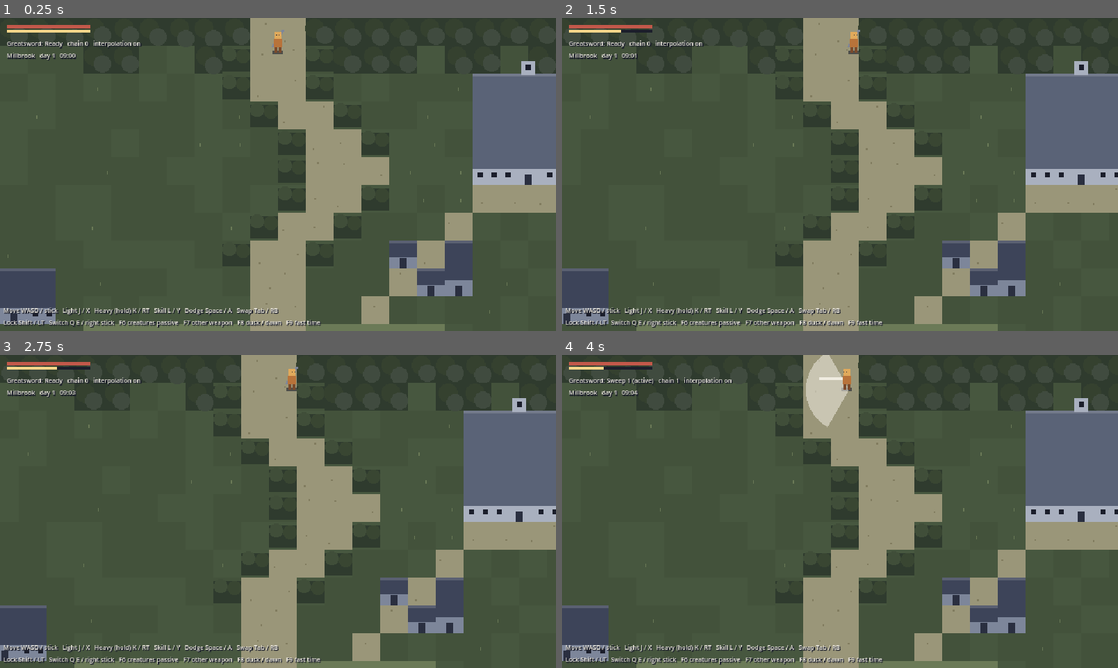
Above: before the commit, frames 1-4 (two rows, left to right).
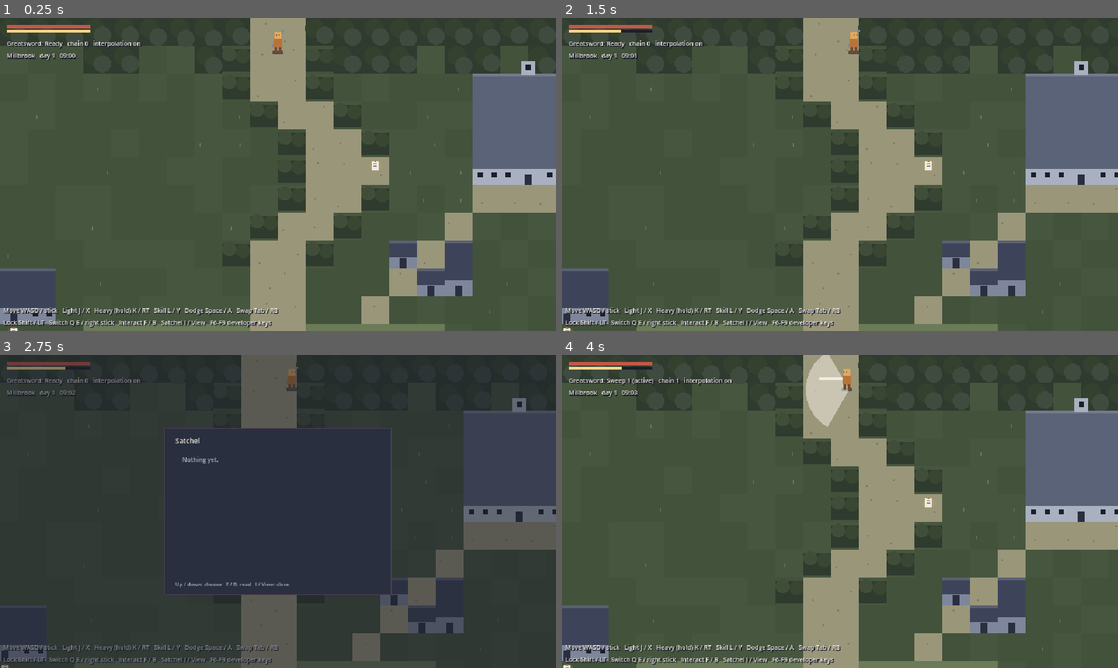
Above: after the commit, the same moments.

Repository: DarioRomano/Moelomol
Game: Godot game, scene res://scenes/world/millbrook.tscn
Two runs of this game, one before a commit and one after it. Both use one fixed random seed, a clock stepped at 60 frames per second and the inputs below. This scene is started directly instead of the project's main scene.
Inputs (mouse positions are in pixels of both pictures, inside the frame that each line leads up to):
- Up to frame 1 (0.25 s): no input
- Up to frame 2 (1.5 s): tap Enter at 0.5 s; move the mouse to (962, 158) at 0.52 s; hold D (move_right) 0.53-1.25 s; hold F (interact) 0.53-1.25 s; tap Space (dodge) at 0.6, 1.25 s; click (962, 158) at 0.67 s; drag from (728, 190) to (812, 237) at 1.27 s
- Up to frame 3 (2.75 s): tap Enter at 2 s; move the mouse to (333, 442) at 2.02 s; hold D (move_right) from 2.03 s (still down); hold I (satchel) from 2.03 s (still down); click (333, 442) at 2.17 s; tap Space (dodge) at 2.3 s
- Up to frame 4 (4 s): release D (move_right) at 2.75 s; release I (satchel) at 2.75 s; tap Space (dodge) at 2.75 s; drag from (812, 574) to (673, 464) at 2.77 s; tap Enter at 3.5 s; move the mouse to (1006, 558) at 3.52 s; hold A (move_left) from 3.53 s (still down); hold I (satchel) from 3.53 s (still down); tap J (attack_light) at 3.6 s; click (1006, 558) at 3.67 s

The runs differ from the first frame. In frame 1, 0.5% of the frame differs, in the area x 1-69%, y 45-100%; in frame 2, 0.5%; in frame 3, 81%, in the area x 0-100%, y 0-100%; in frame 4, 0.5%.

Commit message:
Millbrook: note paper, satchel, prompts, things drawn, draining; review scenes
Co-Authored-By: Claude Opus 5.5 <noreply@anthropic.com>
Claude-Session: https://claude.ai/code/session_01Rf6x5d4AucXKRgWcVrgSSk

Diff:
--- /dev/null
+++ b/scenes/showcase/millbrook_drained.gd
@@ -0,0 +1,14 @@
+extends "res://scenes/world/millbrook.gd"
+## For review renders: the sluice opened and the meadow half drained, seen
+## from the signpost on the south road.
+
+
+func _ready() -> void:
+	super()
+	area.objective_done = true
+	area.drain_progress = 0.5
+	area.sim.player.position = Millbrook.at(27, 20)
+	area.sim.player.previous_position = area.sim.player.position
+	camera.snap(area.sim.player.position + Vector2(0, 80), view_size(), area.map.rect(), view_scale())
+	_camera_node.position = camera.position
+	set_physics_process(false)
--- /dev/null
+++ b/scenes/showcase/millbrook_drained.tscn
@@ -0,0 +1,6 @@
+[gd_scene load_steps=2 format=3]
+
+[ext_resource type="Script" path="res://scenes/showcase/millbrook_drained.gd" id="1_s"]
+
+[node name="MillbrookDrained" type="Node2D"]
+script = ExtResource("1_s")
--- /dev/null
+++ b/scenes/showcase/millbrook_note.gd
@@ -0,0 +1,14 @@
+extends "res://scenes/world/millbrook.gd"
+## For review renders: the miller's note open, with its loose thread, by the
+## mill door.
+
+
+func _ready() -> void:
+	super()
+	for thing: Dictionary in area.things:
+		if thing["id"] == &"sluice_note":
+			area.sim.player.position = (thing["position"] as Vector2) + Vector2(0, 4)
+	area.sim.player.previous_position = area.sim.player.position
+	camera.snap(area.sim.player.position, view_size(), area.map.rect(), view_scale())
+	_camera_node.position = camera.position
+	press_interact()
--- /dev/null
+++ b/scenes/showcase/millbrook_note.tscn
@@ -0,0 +1,6 @@
+[gd_scene load_steps=2 format=3]
+
+[ext_resource type="Script" path="res://scenes/showcase/millbrook_note.gd" id="1_s"]
+
+[node name="MillbrookNote" type="Node2D"]
+script = ExtResource("1_s")
--- a/scenes/world/millbrook.gd
+++ b/scenes/world/millbrook.gd
@@ -8,6 +8,10 @@
 ## map (AreaDrawer), then everything that moves (CombatDrawer), under the time
 ## of day's tint, with the night's sight ring around the player.
 ##
+## Interact (F / B) reads notes, takes things and turns the sluice; the
+## satchel (I / View) holds every note found (Q37). Time pauses while a note or
+## the satchel is open (farming.md).
+##
 ## Developer keys: F6 creatures passive, F7 the other weapon, F8 skips to the
 ## next 20:00 or 6:00, F9 time 30 times faster.
 
@@ -25,6 +29,10 @@
 var _camera_node: Camera2D
 var _tint: CanvasModulate
 var _hud: CombatHud
+var _note: NoteView
+var _satchel: SatchelView
+var _toast: String = ""  # a quiet line in the HUD: what was just taken
+var _toast_ticks: int = 0
 
 
 func _ready() -> void:
@@ -41,7 +49,16 @@
 	_hud = CombatHud.new()
 	frame.add_child(_hud)
 	_hud.set_help("Move WASD / stick   Light J / X   Heavy (hold) K / RT   Skill L / Y   Dodge Space / A   Swap Tab / RB\n"
-		+ "Lock Shift / LT   Switch Q E / right stick   F6 creatures passive   F7 other weapon   F8 dusk / dawn   F9 fast time")
+		+ "Lock Shift / LT   Switch Q E / right stick   Interact F / B   Satchel I / View   F6-F9 developer keys")
+	_satchel = SatchelView.new()
+	frame.add_child(_satchel)
+	_note = NoteView.new()
+	frame.add_child(_note)
+
+
+## True while a note or the satchel is open: time stands still.
+func is_paused() -> bool:
+	return _note.visible or _satchel.visible
 
 
 ## The visible area in layout px and the screen's scale (ADR-0008).
@@ -54,6 +71,10 @@
 
 
 func _physics_process(delta: float) -> void:
+	if is_paused():
+		return
+	if _toast_ticks > 0:
+		_toast_ticks -= 1
 	area.step(CombatInput.read())
 	for event: Dictionary in area.sim.events:
 		var effect: StringName = Haptics.effect_for_event(event)
@@ -62,8 +83,16 @@
 	haptics.sustain(area.sim.player_rumble())
 	CombatDrawer.update_effects(effects, area.sim.events)
 	for event: Dictionary in area.events:
-		if event["type"] == "woke":
-			camera.snap(area.sim.player.position, view_size(), area.map.rect(), view_scale())
+		match event["type"]:
+			"woke":
+				camera.snap(area.sim.player.position, view_size(), area.map.rect(), view_scale())
+			"drained":
+				show_toast("The meadow has drained.")
+			"exit":
+				# The farm and the second area are not built yet: a developer
+				# line, not the game's voice.
+				var to: StringName = event["to"]
+				show_toast("[not built yet] " + ("the way back up to the farm" if to == &"farm" else "the road south"))
 	camera.update(area.sim.player.position, view_size(), area.map.rect(), view_scale(), delta)
 	_camera_node.position = camera.position
 
@@ -71,15 +100,17 @@
 func _process(_delta: float) -> void:
 	queue_redraw()
 	_tint.color = area.clock.sky_tint()
-	_hud.show_state(area.sim, true, "Millbrook   day %d   %s%s" % [area.clock.day(), area.clock.time_text(),
-		"   (time x30)" if area.time_scale != 1.0 else ""])
+	_hud.show_state(area.sim, true, "Millbrook   day %d   %s%s%s" % [area.clock.day(), area.clock.time_text(),
+		"   (time x30)" if area.time_scale != 1.0 else "", ("\n" + _toast) if _toast_ticks > 0 else ""])
 
 
 func _draw() -> void:
 	var view: Rect2 = Rect2(camera.position - view_size() / 2.0, view_size())
 	draw_rect(view.grow(64.0), Palette.WILD[0])  # beyond the map's edge: more woods
-	AreaDrawer.draw(self, area.map, view, area.sim.tick_count)
+	AreaDrawer.draw(self, area.map, view, area.sim.tick_count, area.drain_progress)
+	_draw_things(view)
 	CombatDrawer.draw(self, area.sim, Engine.get_physics_interpolation_fraction(), effects, false)
+	_draw_prompt()
 	if area.is_night():
 		_draw_sight(view)
 
@@ -103,7 +134,71 @@
 			draw_circle(light, 6.0, Color(Palette.CROPS[1], 0.5))
 
 
+## A quiet line in the HUD for a few seconds (art-direction.md: progress is
+## shown quietly).
+func show_toast(text: String) -> void:
+	_toast = text
+	_toast_ticks = 180
+
+
+## The F / B button: put a note back, read from the satchel, or interact.
+func press_interact() -> void:
+	if _note.visible:
+		_note.close()
+		return
+	if _satchel.visible:
+		var chosen: StringName = _satchel.chosen()
+		if chosen != &"":
+			_open_note(chosen)
+		return
+	var result: Dictionary = area.interact()
+	match result["type"]:
+		"note":
+			_open_note(result["note"])
+		"taken":
+			var names: Dictionary = {&"sluice_crank": "Taken: the sluice crank.", &"grist_heart": "Taken: Grist's heart, and a tusk."}
+			show_toast(names.get(result["item"], "Taken."))
+			haptics.play(&"farm_harvest")
+		"sluice_stuck":
+			haptics.play(&"no_stamina")  # a dull buzz: the wheel has no crank
+		"sluice_opened":
+			haptics.play(&"farm_rain")  # a long soft roll: the water turns
+
+
+## The I / View button: open or close the satchel.
+func press_satchel() -> void:
+	if _note.visible:
+		_note.close()
+	if _satchel.visible:
+		_satchel.close()
+	else:
+		_satchel.open(area)
+
+
+func _open_note(note_id: StringName) -> void:
+	var note: Dictionary = area.notes[note_id]
+	_note.open(note["title"], note["text"], area.has_loose_thread(note_id))
+
+
 func _unhandled_input(event: InputEvent) -> void:
+	if event.is_action_pressed(&"interact", false):
+		press_interact()
+		get_viewport().set_input_as_handled()
+		return
+	if event.is_action_pressed(&"satchel", false):
+		press_satchel()
+		get_viewport().set_input_as_handled()
+		return
+	if _satchel.visible and not _note.visible:
+		if event.is_action_pressed(&"move_up", false):
+			_satchel.move_selection(-1)
+			get_viewport().set_input_as_handled()
+		elif event.is_action_pressed(&"move_down", false):
+			_satchel.move_selection(1)
+			get_viewport().set_input_as_handled()
+		return
+	if is_paused():
+		return
 	if event.is_action_pressed(&"dev_toggle_creatures_passive", false):
 		for creature: Fighter in area.sim.creatures:
 			creature.ai_enabled = not creature.ai_enabled
@@ -117,3 +212,48 @@
 	elif event.is_action_pressed(&"dev_farm_fast_time", false):
 		area.time_scale = 1.0 if area.time_scale != 1.0 else FAST_TIME
 		get_viewport().set_input_as_handled()
+
+
+## Notes (warm paper: art-direction.md, warm colours out in the world mean
+## something), the crank on its hook, the sluice wheel, Grist's heart.
+func _draw_things(view: Rect2) -> void:
+	for thing: Dictionary in area.things:
+		var at: Vector2 = thing["position"]
+		if not thing["shown"] or thing["taken"] or not view.grow(32.0).has_point(at):
+			continue
+		match thing["kind"]:
+			&"note":
+				var glint: float = 0.5 + 0.5 * sin(area.sim.tick_count * 0.08 + at.x)
+				draw_circle(at + Vector2(0, -6), 7.0, Color(Palette.WARMTH[2], 0.12 + 0.1 * glint))
+				draw_rect(Rect2(at + Vector2(-4, -11), Vector2(8, 10)), Palette.PAPER[1])
+				draw_line(at + Vector2(-2, -8), at + Vector2(2, -8), Palette.STONE[1], 1.0)
+				draw_line(at + Vector2(-2, -5), at + Vector2(2, -5), Palette.STONE[1], 1.0)
+				draw_rect(Rect2(at + Vector2(-1, -12), Vector2(2, 2)), Palette.WARMTH[1])  # the pin
+			&"crank":
+				draw_line(at + Vector2(-5, -12), at + Vector2(5, -12), Palette.STONE[0], 2.0)
+				draw_line(at + Vector2(0, -12), at + Vector2(0, -4), Palette.STONE[2], 2.0)
+				draw_line(at + Vector2(0, -4), at + Vector2(6, -4), Palette.STONE[2], 2.0)
+			&"sluice":
+				draw_circle(at + Vector2(0, -8), 7.0, Palette.CHANGED[0])
+				draw_arc(at + Vector2(0, -8), 7.0, 0, TAU, 16, Palette.STONE[2], 1.0)
+				if area.objective_done:
+					draw_line(at + Vector2(0, -8), at + Vector2(6, -14), Palette.STONE[2], 2.0)  # the crank, fitted
+			&"heart":
+				var beat: float = 1.0 + 0.15 * absf(sin(area.sim.tick_count * 0.1))
+				draw_circle(at + Vector2(0, -6), 5.0 * beat, Palette.CHANGED[0])
+				draw_circle(at + Vector2(-1, -7), 2.0 * beat, Palette.DANGER[0])
+				for i: int in range(4):
+					var d: Vector2 = Vector2.from_angle(i * TAU / 4.0 + 0.4)
+					draw_line(at + Vector2(0, -6) + d * 4.0, at + Vector2(0, -6) + d * 9.0, Palette.WILD[1], 1.0)
+
+
+## The button to press, above whatever is in reach (placeholder for the
+## device's prompt art; ADR-0013).
+func _draw_prompt() -> void:
+	var thing: Dictionary = area.thing_in_reach()
+	if thing.is_empty() or area.sim.player.state != Fighter.State.FREE:
+		return
+	var at: Vector2 = (thing["position"] as Vector2) + Vector2(0, -26)
+	draw_rect(Rect2(at - Vector2(9, 5), Vector2(18, 10)), Color(Palette.SHADOW[0], 0.8))
+	draw_rect(Rect2(at - Vector2(9, 5), Vector2(18, 10)), Palette.PAPER[0], false, 1.0)
+	draw_string(ThemeDB.fallback_font, at + Vector2(-7, 3), "F/B", HORIZONTAL_ALIGNMENT_LEFT, -1, 7, Palette.PAPER[1])
--- /dev/null
+++ b/scenes/world/note_view.gd
@@ -0,0 +1,84 @@
+class_name NoteView
+extends Control
+## The paper a note is written on (art-direction.md: notes look like paper
+## the character found, not like game windows), centred on screen. Shows one
+## note; `thread` draws the satchel's loose-thread mark (Q37). Lives in a
+## UiFrame, so it follows the UI width setting.
+
+const PAPER_SIZE: Vector2 = Vector2(300, 170)
+
+var title: String = ""
+var text: String = ""
+var thread: bool = false
+
+var _title_label: Label
+var _text_label: Label
+var _hint: Label
+
+
+func _ready() -> void:
+	set_anchors_and_offsets_preset(Control.PRESET_FULL_RECT)
+	mouse_filter = Control.MOUSE_FILTER_IGNORE
+	_title_label = _label(7, Palette.STONE[0])
+	_text_label = _label(8, Palette.SHADOW[1])
+	_hint = _label(6, Palette.STONE[1])
+	_hint.autowrap_mode = TextServer.AUTOWRAP_OFF  # one short line (it wrapped a letter per line in the render)
+	_hint.text = "F / B: put it back"
+	visible = false
+
+
+func _label(size: int, colour: Color) -> Label:
+	var label: Label = Label.new()
+	label.add_theme_font_size_override("font_size", size)
+	label.add_theme_color_override("font_color", colour)
+	label.autowrap_mode = TextServer.AUTOWRAP_WORD_SMART
+	add_child(label)
+	return label
+
+
+## Shows a note.
+func open(p_title: String, p_text: String, p_thread: bool) -> void:
+	title = p_title
+	text = p_text
+	thread = p_thread
+	_title_label.text = title
+	_text_label.text = text
+	visible = true
+	_layout()
+	queue_redraw()
+
+
+func close() -> void:
+	visible = false
+
+
+func _layout() -> void:
+	var paper: Rect2 = paper_rect()
+	_title_label.position = paper.position + Vector2(14, 10)
+	_title_label.size = Vector2(paper.size.x - 28, 12)
+	_text_label.position = paper.position + Vector2(14, 28)
+	_text_label.size = Vector2(paper.size.x - 28, paper.size.y - 50)
+	_hint.position = paper.position + Vector2(14, paper.size.y - 16)
+
+
+func paper_rect() -> Rect2:
+	return Rect2((size - PAPER_SIZE) / 2.0, PAPER_SIZE)
+
+
+func _notification(what: int) -> void:
+	if what == NOTIFICATION_RESIZED and _title_label != null:
+		_layout()
+
+
+func _draw() -> void:
+	var paper: Rect2 = paper_rect()
+	draw_rect(Rect2(Vector2.ZERO, size), Color(Palette.SHADOW[0], 0.5))
+	draw_rect(paper.grow(1), Palette.STONE[1])
+	draw_rect(paper, Palette.PAPER[1])
+	draw_line(paper.position + Vector2(10, 24), Vector2(paper.end.x - 10, paper.position.y + 24), Color(Palette.STONE[2], 0.5), 1.0)
+	if thread:
+		# The loose thread: a red thread tied through the corner (Q37).
+		var corner: Vector2 = paper.position + Vector2(paper.size.x - 18, 8)
+		draw_line(corner, corner + Vector2(10, 14), Palette.DANGER[1], 1.0)
+		draw_line(corner + Vector2(10, 14), corner + Vector2(4, 22), Palette.DANGER[1], 1.0)
+		draw_circle(corner, 1.5, Palette.DANGER[0])
--- /dev/null
+++ b/scenes/world/satchel_view.gd
@@ -0,0 +1,108 @@
+class_name SatchelView
+extends Control
+## The satchel (Q37): every note found, newest first, to re-read. Up and down
+## choose, F / B reads, I / View closes. Notes about an unfinished objective
+## carry the loose-thread mark. Lives in a UiFrame.
+
+const PANEL_SIZE: Vector2 = Vector2(260, 190)
+const ROW: float = 13.0
+
+var entries: Array[StringName] = []
+var titles: Dictionary = {}  # note id -> title
+var threads: Dictionary = {}  # note id -> bool
+var selected: int = 0
+
+var _labels: Array[Label] = []
+var _heading: Label
+var _hint: Label
+
+
+func _ready() -> void:
+	set_anchors_and_offsets_preset(Control.PRESET_FULL_RECT)
+	mouse_filter = Control.MOUSE_FILTER_IGNORE
+	_heading = _label(8, Palette.PAPER[1])
+	_heading.text = "Satchel"
+	_hint = _label(6, Palette.STONE[2])
+	_hint.text = "Up / down: choose   F / B: read   I / View: close"
+	visible = false
+
+
+func _label(size: int, colour: Color) -> Label:
+	var label: Label = Label.new()
+	label.add_theme_font_size_override("font_size", size)
+	label.add_theme_color_override("font_color", colour)
+	add_child(label)
+	return label
+
+
+## Opens on `area`'s notes, newest first.
+func open(area: Area) -> void:
+	entries = area.satchel_newest_first()
+	titles.clear()
+	threads.clear()
+	for note_id: StringName in entries:
+		titles[note_id] = (area.notes[note_id] as Dictionary)["title"]
+		threads[note_id] = area.has_loose_thread(note_id)
+	selected = 0
+	visible = true
+	_refresh()
+
+
+func close() -> void:
+	visible = false
+
+
+func move_selection(step_by: int) -> void:
+	if entries.is_empty():
+		return
+	selected = posmod(selected + step_by, entries.size())
+	_refresh()
+
+
+## The chosen note, or &"" when the satchel is empty.
+func chosen() -> StringName:
+	return entries[selected] if not entries.is_empty() else &""
+
+
+func panel_rect() -> Rect2:
+	return Rect2((size - PANEL_SIZE) / 2.0, PANEL_SIZE)
+
+
+func _refresh() -> void:
+	for label: Label in _labels:
+		label.queue_free()
+	_labels.clear()
+	var panel: Rect2 = panel_rect()
+	_heading.position = panel.position + Vector2(12, 8)
+	_hint.position = panel.position + Vector2(12, panel.size.y - 16)
+	if entries.is_empty():
+		var empty: Label = _label(7, Palette.STONE[2])
+		empty.text = "Nothing yet."
+		empty.position = panel.position + Vector2(20, 30)
+		_labels.append(empty)
+	for i: int in range(mini(entries.size(), 11)):
+		var label: Label = _label(7, Palette.PAPER[1] if i == selected else Palette.STONE[2])
+		label.text = titles[entries[i]]
+		label.position = panel.position + Vector2(24, 26 + i * ROW)
+		_labels.append(label)
+	queue_redraw()
+
+
+func _notification(what: int) -> void:
+	if what == NOTIFICATION_RESIZED and _heading != null and visible:
+		_refresh()
+
+
+func _draw() -> void:
+	var panel: Rect2 = panel_rect()
+	draw_rect(Rect2(Vector2.ZERO, size), Color(Palette.SHADOW[0], 0.5))
+	draw_rect(panel.grow(1), Palette.CHANGED[0])  # worn leather
+	draw_rect(panel, Palette.SHADOW[1])
+	for i: int in range(mini(entries.size(), 11)):
+		var row_y: float = panel.position.y + 26 + i * ROW
+		if i == selected:
+			draw_rect(Rect2(panel.position.x + 8, row_y - 1, panel.size.x - 16, ROW), Color(Palette.PAPER[1], 0.12))
+		# A scrap of paper for each note; a red thread on the unfinished ones.
+		draw_rect(Rect2(panel.position.x + 12, row_y + 2, 7, 8), Palette.PAPER[0])
+		if threads[entries[i]]:
+			draw_line(Vector2(panel.position.x + 18, row_y + 2), Vector2(panel.position.x + 21, row_y + 9), Palette.DANGER[1], 1.0)
--- a/src/world/area_drawer.gd
+++ b/src/world/area_drawer.gd
@@ -15,14 +15,15 @@
 
 
 ## Draws the cells of `map` inside `view` (layout px). `tick` animates water.
-static func draw(canvas: CanvasItem, map: AreaMap, view: Rect2, tick: int) -> void:
+## `drain`: 0 = floodwater, 1 = drained mud (Millbrook's sluice).
+static func draw(canvas: CanvasItem, map: AreaMap, view: Rect2, tick: int, drain: float = 0.0) -> void:
 	var low: Vector2i = AreaMap.cell_of(view.position) - Vector2i.ONE
 	var high: Vector2i = AreaMap.cell_of(view.end) + Vector2i.ONE
 	low = low.clamp(Vector2i.ZERO, map.size - Vector2i.ONE)
 	high = high.clamp(Vector2i.ZERO, map.size - Vector2i.ONE)
 	for y: int in range(low.y, high.y + 1):
 		for x: int in range(low.x, high.x + 1):
-			_draw_ground(canvas, map, Vector2i(x, y), tick)
+			_draw_ground(canvas, map, Vector2i(x, y), tick, drain)
 	for y: int in range(low.y, high.y + 1):
 		for x: int in range(low.x, high.x + 1):
 			_draw_cell_top(canvas, map, Vector2i(x, y), tick)
@@ -64,7 +65,7 @@
 	return absi((cell.x * 73856093) ^ (cell.y * 19349663)) % 997
 
 
-static func _draw_ground(canvas: CanvasItem, map: AreaMap, cell: Vector2i, tick: int) -> void:
+static func _draw_ground(canvas: CanvasItem, map: AreaMap, cell: Vector2i, tick: int, drain: float = 0.0) -> void:
 	var rect: Rect2 = AreaMap.cell_rect(cell)
 	var c: String = map.char_at(cell)
 	if AreaMap.MARKERS.contains(c):
@@ -81,10 +82,14 @@
 			var wave: float = fmod(tick * 0.2 + h, CELL)
 			canvas.draw_line(rect.position + Vector2(4, wave * 0.5 + 6), rect.position + Vector2(12, wave * 0.5 + 6), Palette.WATER[1], 1.0)
 		"w":
+			var mud: Color = Palette.CHANGED[2].darkened(0.45)  # a drained meadow: mud
 			if map.drained:
-				canvas.draw_rect(rect, Palette.CHANGED[2].darkened(0.45))  # a drained meadow: mud
+				canvas.draw_rect(rect, mud)
 			else:
-				canvas.draw_rect(rect, Palette.WATER[1].darkened(0.15))
+				# Draining: the water falls back cell by cell, from the edges
+				# first (each cell's own threshold).
+				var level: float = clampf((drain - (h % 100) / 200.0) * 2.0, 0.0, 1.0)
+				canvas.draw_rect(rect, Palette.WATER[1].darkened(0.15).lerp(mud, level))
 				var shimmer: float = fmod(tick * 0.15 + h * 3, CELL)
 				canvas.draw_line(rect.position + Vector2(shimmer * 0.5 + 4, 10), rect.position + Vector2(shimmer * 0.5 + 12, 10), Palette.PAPER[0] * Color(1, 1, 1, 0.3), 1.0)
 		"=":
--- a/tests/unit/test_millbrook_objective.gd
+++ b/tests/unit/test_millbrook_objective.gd
@@ -156,3 +156,60 @@
 	_go_to(area, &"lost_pet_poster")
 	area.sim.start_attack(area.sim.player, Greatsword.LIGHTS[0])
 	assert_eq(area.interact()["type"], "nothing", "busy swinging")
+
+
+# --- The scene ------------------------------------------------------------------------------
+
+const SCENE: PackedScene = preload("res://scenes/world/millbrook.tscn")
+
+
+func _scene() -> Node2D:
+	var tree: SceneTree = Engine.get_main_loop() as SceneTree
+	var scene: Node2D = SCENE.instantiate()
+	tree.root.add_child(scene)
+	for c: Fighter in (scene.get("area") as Area).sim.creatures:
+		c.ai_enabled = false
+	return scene
+
+
+func test_reading_a_note_opens_the_paper_and_stops_time() -> void:
+	var scene: Node2D = _scene()
+	var area: Area = scene.get("area")
+	_go_to(area, &"sluice_note")
+	scene.call("press_interact")
+	var note: NoteView = scene.get("_note")
+	assert_true(note.visible, "the paper is open")
+	assert_eq(note.title, "Pinned by the sluice wheel", "the miller's note")
+	assert_true(note.thread, "with its loose thread")
+	var minutes: float = area.clock.total_minutes
+	for i: int in range(10):
+		scene.call("_physics_process", 1.0 / 60.0)
+	assert_eq(area.clock.total_minutes, minutes, "time stands still while reading")
+	scene.call("press_interact")
+	assert_false(note.visible, "put back")
+	scene.call("_physics_process", 1.0 / 60.0)
+	assert_true(area.clock.total_minutes > minutes, "and time runs again")
+	scene.queue_free()
+	await (Engine.get_main_loop() as SceneTree).process_frame
+
+
+func test_the_satchel_lists_newest_first_and_reads_the_chosen_note() -> void:
+	var scene: Node2D = _scene()
+	var area: Area = scene.get("area")
+	for note_id: StringName in [&"lost_pet_poster", &"my_family", &"sluice_note"]:
+		_go_to(area, note_id)
+		scene.call("press_interact")
+		scene.call("press_interact")  # read, put back
+	scene.call("press_satchel")
+	var satchel: SatchelView = scene.get("_satchel")
+	assert_true(satchel.visible, "open")
+	assert_eq(satchel.entries, [&"sluice_note", &"my_family", &"lost_pet_poster"] as Array[StringName], "newest first")
+	assert_true(satchel.threads[&"sluice_note"], "the miller's note has its thread")
+	satchel.move_selection(1)
+	scene.call("press_interact")
+	assert_eq((scene.get("_note") as NoteView).title, "A drawing on the schoolroom wall", "the chosen note")
+	scene.call("press_satchel")
+	assert_false(satchel.visible, "closed")
+	assert_false((scene.get("_note") as NoteView).visible, "and the note with it")
+	scene.queue_free()
+	await (Engine.get_main_loop() as SceneTree).process_frame
Not shown, added: scenes/showcase/millbrook_drained.gd.uid
Not shown, added: scenes/showcase/millbrook_note.gd.uid
Not shown, added: scenes/world/note_view.gd.uid
Not shown, added: scenes/world/satchel_view.gd.uid
Not shown, changed: tools/render-showcase.sh
